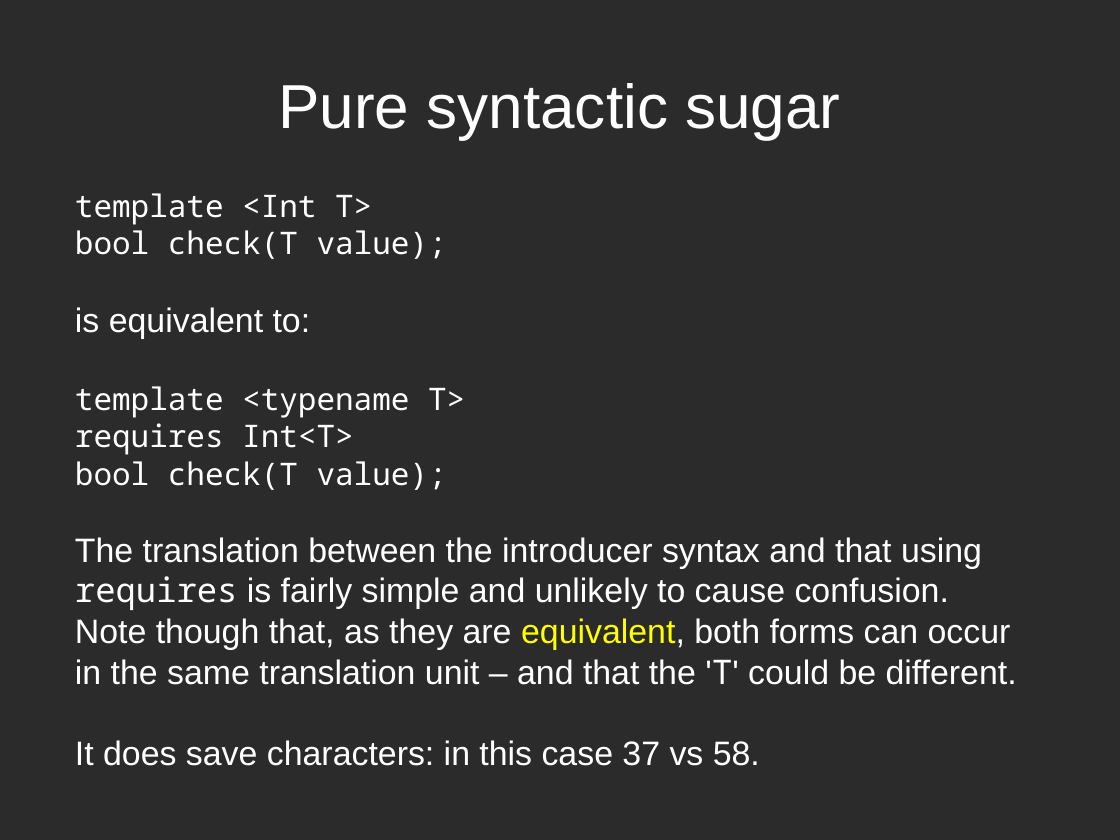
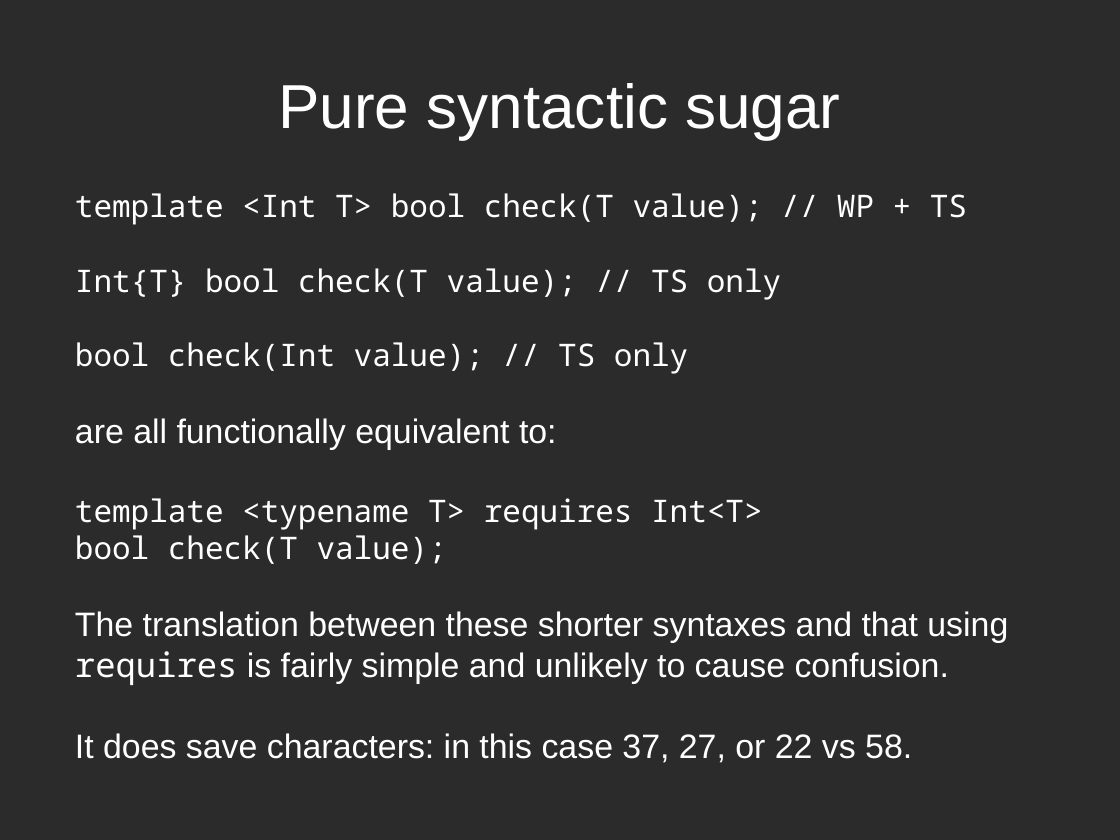
Before and after one commit to rogerorr/articles, a slide deck: slide 58 of Making_Templates_Easier/Making_Templates_Easier.odp (slide 55 before the commit). Drawn at 1120x840 pixels with LibreOffice and Linux fonts; fonts in the diff are those of the drawing; background and template pictures are left out; a plain dark background stands for a picture behind light text. Boxes give left, top, right and bottom in pixels: in the first picture for what was removed or moved away, otherwise in the second. Text is boxed around its words. In the diff, an @@ line names an element or a change of style, - is before the commit and + after.

```diff
--- a/Making_Templates_Easier/Making_Templates_Easier.odp
+++ b/Making_Templates_Easier/Making_Templates_Easier.odp
@@ text at <box>75,193,967,530</box>: text changed @@
-template <Int T>
+template <Int T> bool check(T value); // WP + TS
+Int{T} bool check(T value); // TS only
+bool check(Int value); // TS only
+are all functionally equivalent to:
+template <typename T> requires Int<T>
@@ text at <box>75,611,1008,643</box>: text changed @@
-is equivalent to:
-template <typename T>
-requires Int<T>
-bool check(T value);
-The translation between the introducer syntax and that using
+The translation between these shorter syntaxes and that using
@@ text at <box>75,733,912,763</box>: text changed @@
-Note though that, as they are equivalent, both forms can occur
-in the same translation unit – and that the 'T' could be different.
-It does save characters: in this case 37 vs 58.
+It does save characters: in this case 37, 27, or 22 vs 58.
```
Also in this commit, not shown: 31 other slides changed, 3 slides added, 4 slides removed.
